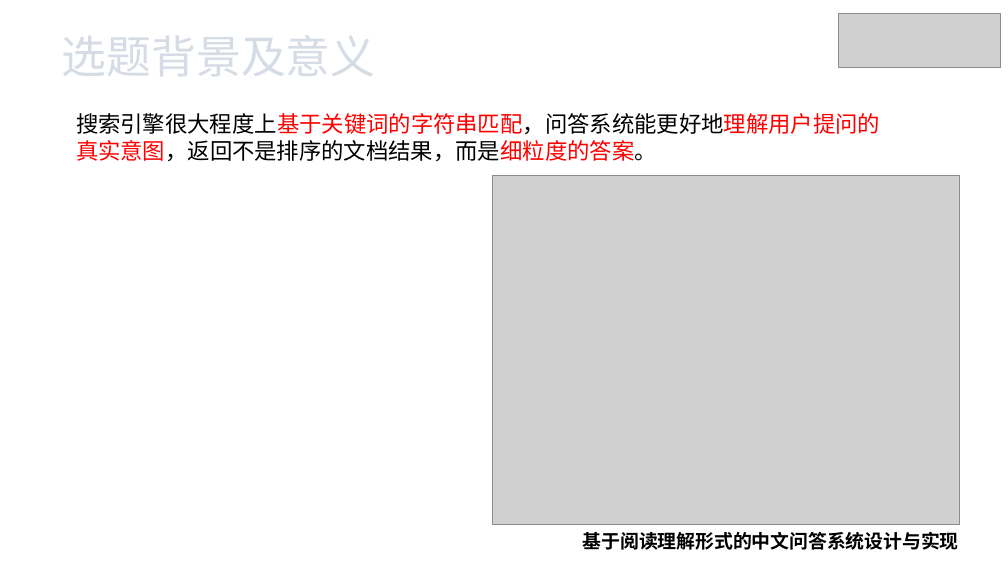
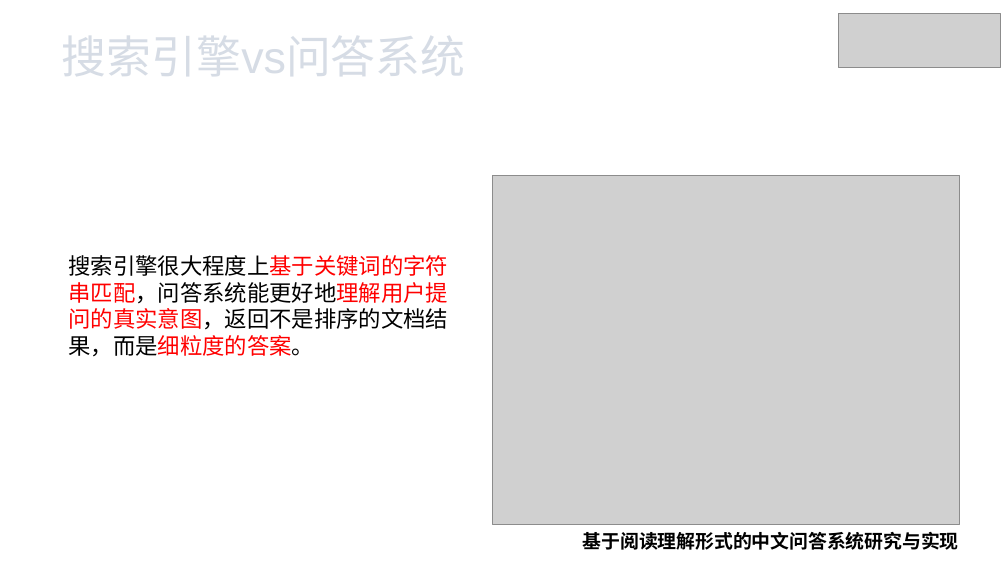
Before and after one commit to xhsun1997/ChineseMRC, a slide deck: slide 5 of 孙相会.pptx (slide 6 before the commit). Drawn at 1008x567 pixels with LibreOffice and Linux fonts; fonts in the diff are those of the drawing; grey boxes stand for pictures; background and template pictures are left out. Boxes give left, top, right and bottom in pixels: in the first picture for what was removed or moved away, otherwise in the second. Text is boxed around its words. In the diff, an @@ line names an element or a change of style, - is before the commit and + after.

```diff
--- a/孙相会.pptx
+++ b/孙相会.pptx
@@ text at (62,36,465,76): text changed @@
-选题背景及意义
+搜索引擎vs问答系统
@@ text "搜索引擎很大程度上基于关键词的字符串匹配，问答系统能更好地理解用户提问的真实意图，返回不是排序的文档结果，而是细粒度的答 ..." rewrapped from (76,113,880,162) to (69,255,449,357) @@
@@ text at (583,532,959,550): text changed @@
-基于阅读理解形式的中文问答系统设计与实现
+基于阅读理解形式的中文问答系统研究与实现
```
Also in this commit, not shown: 14 other slides changed, 6 slides added, 1 slide removed, 6 other files.
